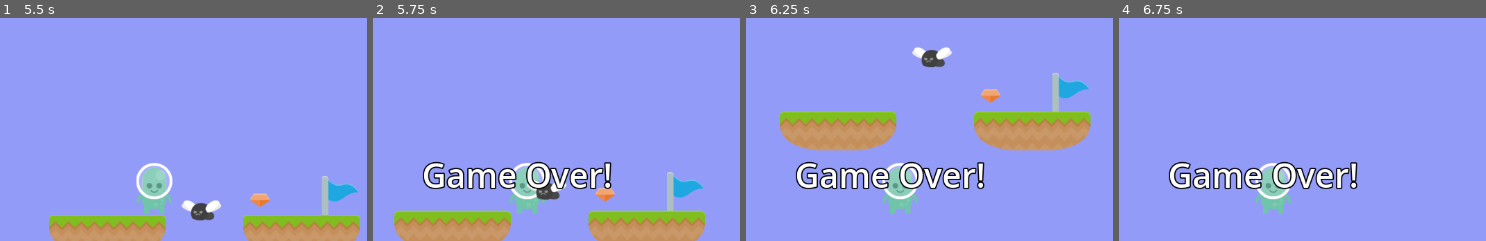
Above: before the commit, frames 1-4 (left to right).
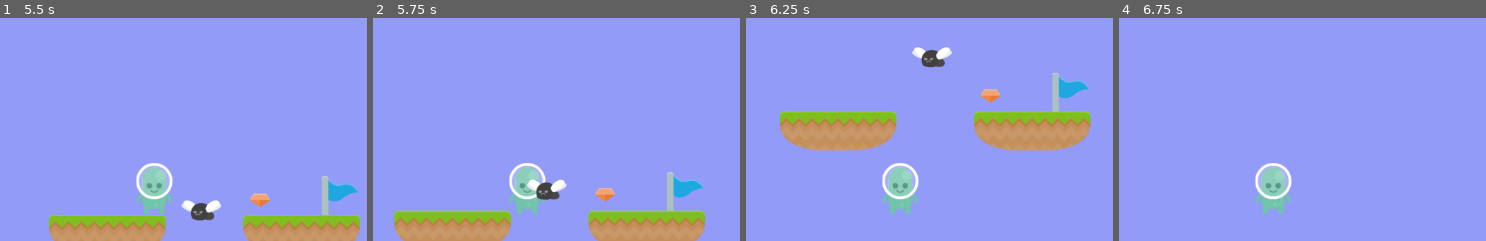
Above: after the commit, the same moments.

Repository: adrianschofield/unshaped-godot-2dplatformer
Game: Godot game, scene res://Scenes/level_1.tscn
The game is run twice, just before and just after one commit, with the same random seed, the same clock (stepped at 60 frames per second) and the same inputs. Sound files missing from this copy of the repository are replaced by a short silence.
Inputs:
- Up to frame 1 (5.5 s): hold Right 0.53-2.03 s; tap Space at 0.77, 1.52, 3.02, 3.77, 4.52 s; hold Left 2.03-2.78 s; hold Right 2.78-4.28 s; hold Left 4.28-5.03 s; hold Right from 5.03 s (still down)
- Up to frame 2 (5.75 s): keep holding Right
- Up to frame 3 (6.25 s): release Right at 5.78 s; hold Left from 5.78 s (still down); tap Space at 6.02 s
- Up to frame 4 (6.75 s): keep holding Left
The pictures show only the part of the screen within x 33-83%, y 12-62%; the shares and areas given below are measured in that part.

Frame 1 is identical in both runs. In frame 2, 3.6% of the frame differs, in the area x 13-66%, y 64-77%; in frame 3, 3.7%; in frame 4, 3.7%.
Error after the commit: Invalid assignment of property or key 'visible' with value of type 'bool' on a base object of type 'null instance'. (res://Scripts/ui.gd:25)

Commit message:
Removing game over data for player UI

Diff:
--- a/Scenes/ui.tscn
+++ b/Scenes/ui.tscn
@@ -7,11 +7,6 @@
 
 [sub_resource type="LabelSettings" id="LabelSettings_dr6ja"]
 font_size = 32
-
-[sub_resource type="LabelSettings" id="LabelSettings_lddkd"]
-font_size = 48
-outline_size = 7
-outline_color = Color(0, 0, 0, 1)
 
 [node name="UI" type="Control"]
 layout_mode = 3
@@ -39,12 +34,3 @@
 offset_bottom = 647.0
 text = "Lives: 0"
 label_settings = SubResource("LabelSettings_dr6ja")
-
-[node name="GameOver" type="Label" parent="CanvasLayer"]
-visible = false
-offset_left = 424.0
-offset_top = 271.0
-offset_right = 699.0
-offset_bottom = 341.0
-text = "Game Over!"
-label_settings = SubResource("LabelSettings_lddkd")
Not shown: 1 places in Scenes/ui.tscn that only renumber resources
